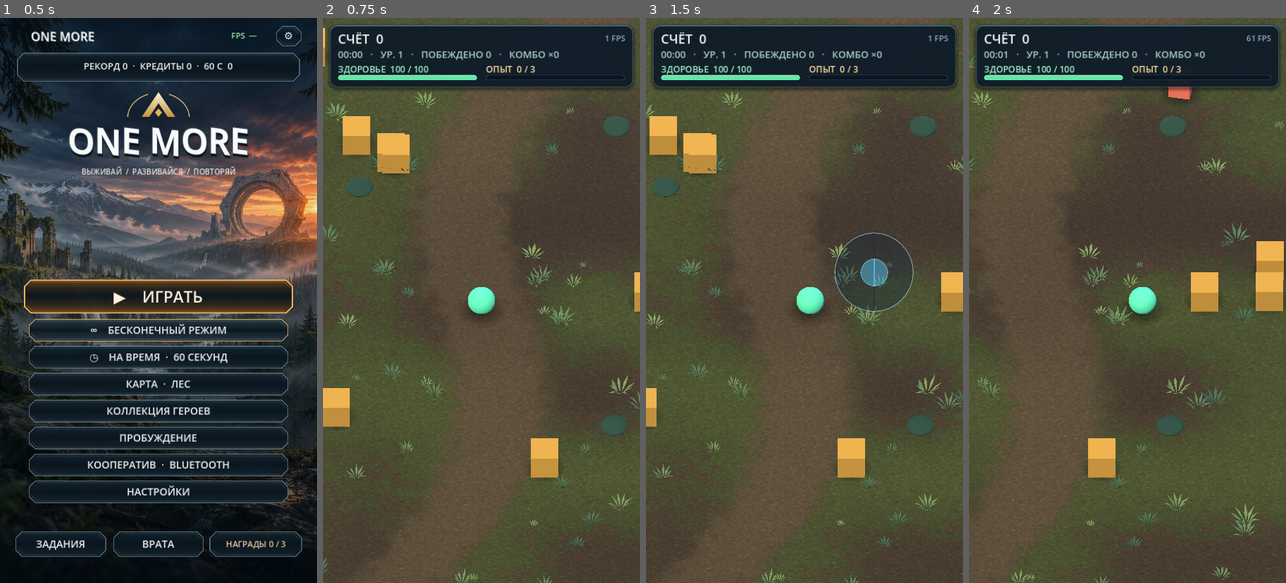
Above: before the commit, frames 1-4 (left to right).
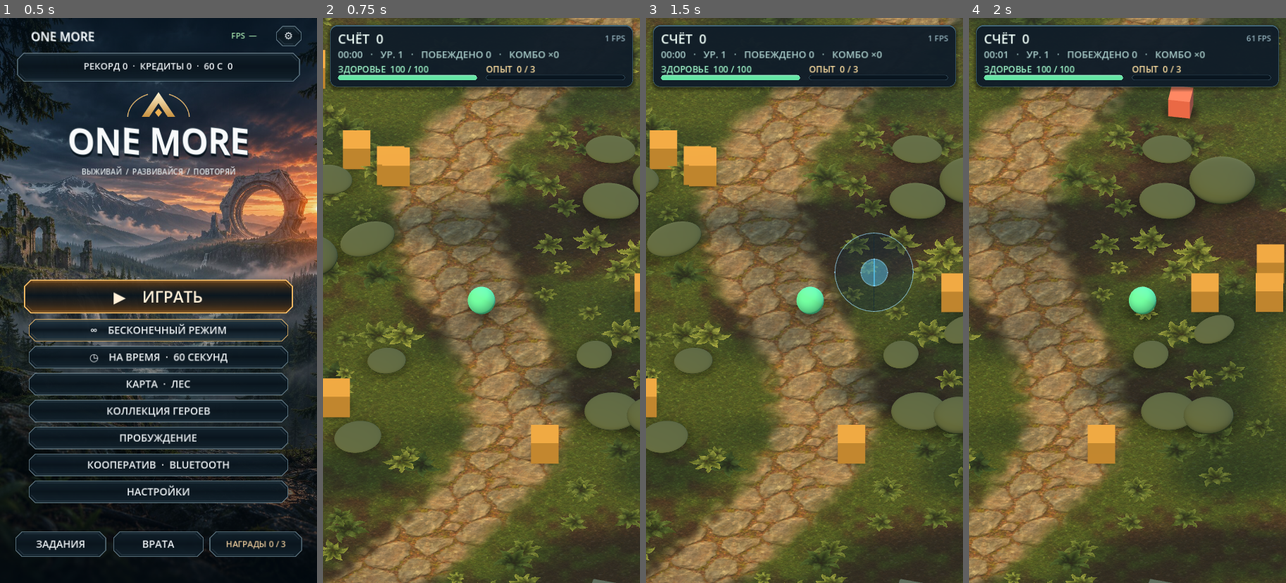
Above: after the commit, the same moments.

Repository: gemini13334-beep/---
Game: Godot game, scene res://main.tscn
Two runs of this game, one before a commit and one after it. Both use one fixed random seed, a clock stepped at 60 frames per second and the inputs below.
Inputs (mouse positions are in pixels of both pictures, inside the frame that each line leads up to):
- Up to frame 1 (0.5 s): no input
- Up to frame 2 (0.75 s): click "▶︎ ИГРАТЬ" at 0.5 s
- Up to frame 3 (1.5 s): tap Enter at 1.25 s; move the mouse to (874, 272) at 1.27 s; hold Right (ui_right) from 1.28 s (still down); click (874, 272) at 1.42 s
- Up to frame 4 (2 s): keep holding Right (ui_right)

Frame 1 is identical in both runs. In frame 2, 41% of the frame differs, in the area x 0-100%, y 0-100%; in frame 3, 41%; in frame 4, 39%.

Commit message:
Rework forest combat art with textured slate, firs and ruins

Diff:
--- a/one-more/arena.gd
+++ b/one-more/arena.gd
@@ -1,5 +1,6 @@
 extends Node3D
 const HangarMenu = preload("res://ui/hangar.gd")
+const ForestCover = preload("res://forest_cover.gd")
 const CoopSession = preload("res://coop/session.gd")
 var coop: CoopSession
 var hero: MeshInstance3D
@@ -79,7 +80,7 @@
 var sounds: Dictionary = {}
 
 var ambient_player: AudioStreamPlayer
-var forest_understory: MultiMeshInstance3D
+var forest_understory: ForestCover
 func ambient_loop() -> AudioStreamWAV:
 	var rate := 16000
 	var count := rate*8
@@ -199,16 +200,41 @@
 			prop.scale = Vector3.ONE*rng.randf_range(0.65,1.5)
 			prop.rotation.y = angle
 			scenery.append(prop)
-		for point in [Vector2(-4.45,-6.0),Vector2(4.8,5.9),Vector2(4.9,-9.0),Vector2(-7.5,4.2)]:
-			var rock_mesh := SphereMesh.new()
-			rock_mesh.radius = 0.55
-			rock_mesh.height = 0.4
-			var outcrop := model(rock_mesh,Color("#28473d"),Vector3(point.x,0.35,point.y))
-			if attach_art(outcrop,"forest") == null:
-				outcrop.position.y = 0.14
-			outcrop.rotation.y = rng.randf_range(0,TAU)
-			outcrop.scale = Vector3(0.9,0.7,0.9)
-			scenery.append(outcrop)
+		place_forest_landmarks()
+
+func place_forest_landmarks() -> void:
+	var layout := [
+		["ruin",Vector2(4.7,-5.8),Vector3(1.60,0.75,1.45),-0.45],
+		["ruin",Vector2(-4.5,7.0),Vector3(1.40,0.43,1.25),0.85],
+		["ruin",Vector2(6.4,1.15),Vector3(1.35,0.50,0.95),0.85],
+		["forest",Vector2(-4.15,-3.7),Vector3(1.7,0.82,1.22),0.70],
+		["forest",Vector2(4.75,5.7),Vector3(1.55,0.80,1.55),-0.75],
+		["forest",Vector2(4.7,-8.7),Vector3(1.42,0.45,1.15),-0.15],
+		["rock",Vector2(-3.45,2.85),Vector3(1.05,0.47,1.1),-0.85],
+		["rock",Vector2(4.1,2.5),Vector3(1.16,0.42,0.98),1.37],
+		["rock",Vector2(-5.55,-7.0),Vector3(1.20,0.65,1.32),1.26],
+		["tree",Vector2(-6.3,-2.6),Vector3(1.65,1.54,1.65),0.7],
+		["tree",Vector2(-6.9,-7.1),Vector3(1.45,1.45,1.45),1.3],
+		["tree",Vector2(6.7,-6.7),Vector3(1.85,1.62,1.85),-1.35],
+		["tree",Vector2(6.2,6.1),Vector3(1.40,1.49,1.40),0.72],
+	]
+	for entry in layout:
+		var asset: String = entry[0]
+		var point: Vector2 = entry[1]
+		var scale_factor: Vector3 = entry[2]
+		var fallback := SphereMesh.new()
+		fallback.height = 0.56
+		fallback.radius = 0.65
+		var prop := model(fallback,Color("#526044"),Vector3(point.x,0.5*scale_factor.y,point.y))
+		var art := attach_art(prop,asset)
+		if art == null:
+			prop.position.y = 0.23*scale_factor.y
+		elif asset != "tree":
+			forest_understory.dress_stone(art)
+		prop.rotation.y = entry[3]
+		prop.scale = scale_factor
+		add_contact_shadow(prop,2.1)
+		scenery.append(prop)
 
 var ground: MeshInstance3D
 var biome_button: Button
@@ -226,52 +252,18 @@
 	mat.set_shader_parameter("path_color",Color(GROUND_MARKINGS[biome]))
 	mat.set_shader_parameter("biome",biome)
 	mat.set_shader_parameter("forest_ground",preload("res://assets/art/forest-ground.jpg"))
+	mat.set_shader_parameter("forest_slate",preload("res://assets/art/forest-slate.jpg"))
 	ground.material_override = mat
 
 func build_forest_understory() -> void:
-	var rng := RandomNumberGenerator.new()
-	rng.seed = 20191
-	var mesh_builder := SurfaceTool.new()
-	mesh_builder.begin(Mesh.PRIMITIVE_TRIANGLES)
-	for index in 9:
-		var angle := TAU*float(index)/9.0
-		var side := Vector3(cos(angle),0,sin(angle))
-		var width := side.cross(Vector3.UP)*rng.randf_range(0.025,0.055)
-		var root := side*0.05
-		var bend := side*rng.randf_range(0.12,0.24)+Vector3.UP*0.18
-		var tip := side*rng.randf_range(0.24,0.39)+Vector3.UP*rng.randf_range(0.22,0.36)
-		for vertex in [root,bend+width,bend-width,bend+width,tip,bend-width]:
-			mesh_builder.add_vertex(vertex)
-	mesh_builder.generate_normals()
-	var fronds := StandardMaterial3D.new()
-	fronds.cull_mode = BaseMaterial3D.CULL_DISABLED
-	fronds.vertex_color_use_as_albedo = true
-	fronds.roughness = 0.92
-	mesh_builder.set_material(fronds)
-	var clusters := MultiMesh.new()
-	clusters.mesh = mesh_builder.commit()
-	clusters.transform_format = MultiMesh.TRANSFORM_3D
-	clusters.use_colors = true
-	clusters.instance_count = 225
-	for index in clusters.instance_count:
-		var z := rng.randf_range(-20.5,20.5)
-		var x := rng.randf_range(-20.5,20.5)
-		var trail_x := sin(z*0.21)*2.4-z*0.28
-		if absf(x-trail_x) < 2.2:
-			x = trail_x+(1.0 if x > trail_x else -1.0)*rng.randf_range(2.2,3.4)
-		var basis := Basis(Vector3.UP,rng.randf_range(0,TAU)).scaled(Vector3.ONE*rng.randf_range(0.55,1.65))
-		clusters.set_instance_transform(index,Transform3D(basis,Vector3(x,0,z)))
-		clusters.set_instance_color(index,Color("#385f52").lerp(Color("#7d975e"),rng.randf()))
-	forest_understory = MultiMeshInstance3D.new()
-	forest_understory.multimesh = clusters
-	forest_understory.cast_shadow = GeometryInstance3D.SHADOW_CASTING_SETTING_OFF
+	forest_understory = ForestCover.new()
 	add_child(forest_understory)
 
 var biome_rim: DirectionalLight3D
 var biome_environment: Environment
-const BIOME_KEY_LIGHT = ["#fff1d2","#dbeaff","#ffe0a6","#d9f3ff","#ffb58b"]
+const BIOME_KEY_LIGHT = ["#ffe2a8","#dbeaff","#ffe0a6","#d9f3ff","#ffb58b"]
 const BIOME_RIM_LIGHT = ["#80bfff","#83baff","#c2aaff","#75dfff","#ff6c48"]
-const BIOME_AMBIENT = ["#b5d3df","#aabbd4","#e3c9aa","#b3dff5","#c9a1aa"]
+const BIOME_AMBIENT = ["#b9c8af","#aabbd4","#e3c9aa","#b3dff5","#c9a1aa"]
 const BIOME_SKY = ["#13242c","#172331","#3c3028","#203748","#321c28"]
 
 func apply_biome_lighting() -> void:
@@ -305,7 +297,7 @@
 var next_event := 15.0
 var event_label: Label
 var achievements: Label
-const COMBAT_CAMERA_OFFSET := Vector3(0,17,16)
+const COMBAT_CAMERA_OFFSET := Vector3(0,16,18)
 
 func sprint() -> void:
 	start()
@@ -543,7 +535,7 @@
 var high_quality := false
 var audio_enabled := true
 
-const DEFAULT_ADVANCED = {"sensitivity":1.0,"deadzone":0.08, …(91 unchanged characters)… ightness":1.0,"render_scale":1.0,"msaa":0.0,"stick_size":90.0,"stick_opacity":0.5 …(81 unchanged characters)…
+const DEFAULT_ADVANCED = {"sensitivity":1.0,"deadzone":0.08, …(91 unchanged characters)… ightness":1.0,"render_scale":1.0,"msaa":1.0,"stick_size":90.0,"stick_opacity":0.5 …(81 unchanged characters)…
 var advanced: Dictionary = DEFAULT_ADVANCED.duplicate()
 var advanced_sliders: Dictionary = {}
 var settings_tabs: TabContainer
@@ -553,7 +545,7 @@
 const PRESET_LABELS = {"LOW":"НИЗКОЕ","MEDIUM":"СРЕДНЕЕ","HIGH":"ВЫСОКОЕ","ULTRA":"УЛЬТРА","CUSTOM":"СВОЁ"}
 const PRESET_VALUES = {
 	"render_scale": [0.65,1.0,1.0,1.0],
-	"msaa": [0.0,0.0,1.0,2.0],
+	"msaa": [0.0,1.0,1.0,2.0],
 	"particles": [0.25,0.65,0.85,1.0],
 }
 
@@ -704,7 +696,9 @@
 		1: get_viewport().msaa_3d = Viewport.MSAA_2X
 		2: get_viewport().msaa_3d = Viewport.MSAA_4X
 		_: get_viewport().msaa_3d = Viewport.MSAA_DISABLED
-	preset_button.text = "КАЧЕСТВО  ·  "+PRESET_LABELS[graphics_preset_name()]
+	var preset := graphics_preset_name()
+	forest_understory.set_density(preset)
+	preset_button.text = "КАЧЕСТВО  ·  "+PRESET_LABELS[preset]
 	if running:
 		camera.size = float(advanced["zoom"])
 	world_light.light_energy = 1.18*float(advanced["brightness"])
--- /dev/null
+++ b/one-more/forest_cover.gd
@@ -0,0 +1,76 @@
+extends MultiMeshInstance3D
+
+const FERN := preload("res://assets/art/forest-fern.png")
+const STONE := preload("res://assets/art/forest-slate.jpg")
+const STONE_SHADER := preload("res://shaders/forest_stone.gdshader")
+
+var stone_materials: Dictionary = {}
+
+func _ready() -> void:
+	var fern := PlaneMesh.new()
+	fern.size = Vector2(1.38,1.38)
+	var material := StandardMaterial3D.new()
+	material.albedo_texture = FERN
+	material.transparency = BaseMaterial3D.TRANSPARENCY_ALPHA_SCISSOR
+	material.alpha_scissor_threshold = 0.39
+	material.vertex_color_use_as_albedo = true
+	material.cull_mode = BaseMaterial3D.CULL_DISABLED
+	material.texture_filter = BaseMaterial3D.TEXTURE_FILTER_LINEAR_WITH_MIPMAPS_ANISOTROPIC
+	material.roughness = 0.91
+	fern.material = material
+	multimesh = MultiMesh.new()
+	multimesh.mesh = fern
+	multimesh.transform_format = MultiMesh.TRANSFORM_3D
+	multimesh.use_colors = true
+	multimesh.instance_count = 156
+	cast_shadow = GeometryInstance3D.SHADOW_CASTING_SETTING_OFF
+	plant_ferns()
+
+func plant_ferns() -> void:
+	var random := RandomNumberGenerator.new()
+	random.seed = 10423
+	for index in multimesh.instance_count:
+		var z := random.randf_range(-20.1,20.1)
+		var trail_x := sin(z*0.22)*2.8-z*0.23
+		var side := -1.0 if index % 2 == 0 else 1.0
+		var x := trail_x+side*random.randf_range(2.55,6.8)
+		if index >= 98:
+			x = random.randf_range(-20.25,20.25)
+			if absf(x-trail_x) < 2.5:
+				x = trail_x+side*random.randf_range(2.55,3.6)
+		var width := random.randf_range(0.51,1.32)
+		var pitch := Basis(Vector3.RIGHT,random.randf_range(-0.14,0.14))
+		var facing := Basis(Vector3.UP,random.randf_range(0,TAU))
+		var basis := (facing*pitch).scaled(Vector3(width,0.8,width))
+		multimesh.set_instance_transform(index,Transform3D(basis,Vector3(x,random.randf_range(0.08,0.18),z)))
+		var tint := Color("#698570").lerp(Color("#fcf2c4"),random.randf())
+		multimesh.set_instance_color(index,tint)
+
+func dress_stone(art: Node3D) -> void:
+	var meshes := art.find_children("*","MeshInstance3D",true,false)
+	if art is MeshInstance3D:
+		meshes.append(art)
+	for geometry in meshes:
+		if geometry.mesh == null:
+			continue
+		for surface in geometry.mesh.get_surface_count():
+			var original := geometry.get_active_material(surface) as StandardMaterial3D
+			if original == null or original.emission_enabled:
+				continue
+			var key := original.resource_name.to_lower()
+			var moss := "moss" in key or "lichen" in key
+			if not stone_materials.has(moss):
+				var material := ShaderMaterial.new()
+				material.shader = STONE_SHADER
+				material.set_shader_parameter("stone_surface",STONE)
+				material.set_shader_parameter("tint",Color("#95a477") if moss else Color("#c6c2b3"))
+				stone_materials[moss] = material
+			geometry.set_surface_override_material(surface,stone_materials[moss])
+
+func set_density(quality: String) -> void:
+	var count_fraction := 1.0
+	if quality == "LOW":
+		count_fraction = 0.58
+	elif quality == "MEDIUM":
+		count_fraction = 0.87
+	multimesh.visible_instance_count = roundi(multimesh.instance_count*count_fraction)
--- /dev/null
+++ b/one-more/shaders/forest_stone.gdshader
@@ -0,0 +1,24 @@
+shader_type spatial;
+render_mode diffuse_burley;
+
+uniform sampler2D stone_surface : source_color, repeat_enable, filter_linear_mipmap_anisotropic;
+uniform vec4 tint : source_color = vec4(0.78, 0.76, 0.70, 1.0);
+varying vec3 world_pos;
+varying vec3 world_normal;
+
+void vertex() {
+	world_pos = (MODEL_MATRIX * vec4(VERTEX, 1.0)).xyz;
+	world_normal = normalize(MODEL_NORMAL_MATRIX * NORMAL);
+}
+
+void fragment() {
+	vec3 weights = pow(abs(normalize(world_normal)), vec3(5.0));
+	weights /= max(dot(weights, vec3(1.0)), 0.001);
+	vec3 p = world_pos * 0.73;
+	vec3 stone = texture(stone_surface, p.zy).rgb * weights.x;
+	stone += texture(stone_surface, p.xz).rgb * weights.y;
+	stone += texture(stone_surface, p.xy).rgb * weights.z;
+	ALBEDO = stone * tint.rgb;
+	ROUGHNESS = 0.77;
+	SPECULAR = 0.24;
+}
--- a/one-more/shaders/terrain.gdshader
+++ b/one-more/shaders/terrain.gdshader
@@ -6,6 +6,7 @@
 uniform vec4 path_color : source_color = vec4(0.39, 0.33, 0.24, 1.0);
 uniform int biome = 0;
 uniform sampler2D forest_ground : source_color, filter_linear_mipmap_anisotropic, repeat_enable;
+uniform sampler2D forest_slate : source_color, filter_linear_mipmap_anisotropic, repeat_enable;
 varying vec3 world_pos;
 
 void vertex() {
@@ -31,20 +32,30 @@
 	float broad = noise2(p * 0.24);
 	float texture_detail = noise2(p * 2.3);
 	float edge = texture_detail * 0.7;
-	float track = abs(p.x - sin(p.y * 0.21) * 2.4 + p.y * 0.28);
-	float path = 1.0 - smoothstep(0.58 + edge, 1.85 + edge, track);
+	float track = abs(p.x - sin(p.y * 0.22) * 2.8 + p.y * 0.23);
+	float path = 1.0 - smoothstep(0.95 + edge, 2.05 + edge, track);
 	vec3 surface = mix(base_color.rgb, second_color.rgb, smoothstep(0.2, 0.83, broad));
 	surface *= 0.78 + 0.39 * texture_detail;
 
 	if (biome == 0) {
-		float moss = smoothstep(0.32, 0.66, broad * 0.7 + texture_detail * 0.3);
-		vec3 soil = texture(forest_ground, p * 0.44).rgb;
-		vec3 gravel = texture(forest_ground, vec2(-p.y, p.x) * 0.29).rgb;
-		vec3 ground_detail = mix(soil, gravel, 0.28);
-		vec3 shaded_ground = ground_detail * (0.69 + 0.36 * broad);
-		vec3 mossy_ground = shaded_ground * vec3(0.80, 1.10, 0.69) + surface * 0.10;
-		surface = mix(shaded_ground, mossy_ground, moss * (1.0 - path));
-		surface = mix(surface, ground_detail * 0.84 + path_color.rgb * 0.24, path * 0.67);
+		vec3 soil = texture(forest_ground, p * 0.32).rgb;
+		vec3 stone_tiles = texture(forest_slate, mat2(vec2(0.93, 0.37), vec2(-0.37, 0.93)) * p * 0.28).rgb;
+		float moss = smoothstep(0.21, 0.64, broad * 0.62 + texture_detail * 0.38);
+		vec3 mossy_ground = soil * vec3(0.71, 1.13, 0.58) + vec3(0.015, 0.033, 0.01);
+		vec3 forest_surface = mix(soil * 0.69, mossy_ground, moss);
+		vec3 trail = stone_tiles * vec3(1.18, 1.15, 1.10);
+		surface = mix(forest_surface, trail, path * 0.96);
+		float canopy = noise2(p * vec2(0.27, 0.44) + vec2(11.2, 7.1));
+		float sunlight = smoothstep(0.27, 0.71, canopy * 0.74 + broad * 0.26 + path * 0.11);
+		surface *= mix(vec3(0.64, 0.73, 0.77), vec3(1.26, 1.14, 0.96), sunlight);
+		float relief = dot(mix(soil,stone_tiles,path),vec3(0.2126,0.7152,0.0722));
+		vec3 dp_x = dFdx(VERTEX);
+		vec3 dp_y = dFdy(VERTEX);
+		vec3 perpendicular_y = cross(dp_y,NORMAL);
+		vec3 perpendicular_x = cross(NORMAL,dp_x);
+		float determinant = dot(dp_x,perpendicular_y);
+		vec3 gradient = sign(determinant) * (dFdx(relief)*perpendicular_y + dFdy(relief)*perpendicular_x);
+		NORMAL = normalize(max(abs(determinant),0.000001)*NORMAL - 0.026*gradient);
 	} else if (biome == 1) {
 		vec2 slab = abs(fract(p * vec2(0.42, 0.27) + vec2(mod(floor(p.y * 0.27), 2.0) * 0.5, 0.0)) - 0.5);
 		float seam = smoothstep(0.455, 0.49, max(slab.x, slab.y));
--- a/one-more/tests/capture.gd
+++ b/one-more/tests/capture.gd
@@ -49,6 +49,11 @@
 	arena.start()
 	advance(365)
 	await shot("gameplay",arena.hud_panel)
+	arena.finger = 0
+	arena.direction = Vector2(0.85,-0.53)
+	advance(48)
+	arena.clear_touch()
+	await shot("forest-ruins",arena.hud_panel)
 	arena.xp = arena.level * 3
 	advance(1)
 	await shot("upgrade",arena.upgrades)
Binary file added: one-more/assets/art/forest-fern.png
Not shown, added: one-more/assets/art/forest-fern.png.import
Binary file added: one-more/assets/art/forest-slate.jpg
Not shown, added: one-more/assets/art/forest-slate.jpg.import
Not shown, changed: one-more/docs/ASSET_MANIFEST.md
Not shown, changed: one-more/docs/PROJECT_STATUS.md
Not shown, changed: one-more/docs/TEST_PLAN.md
